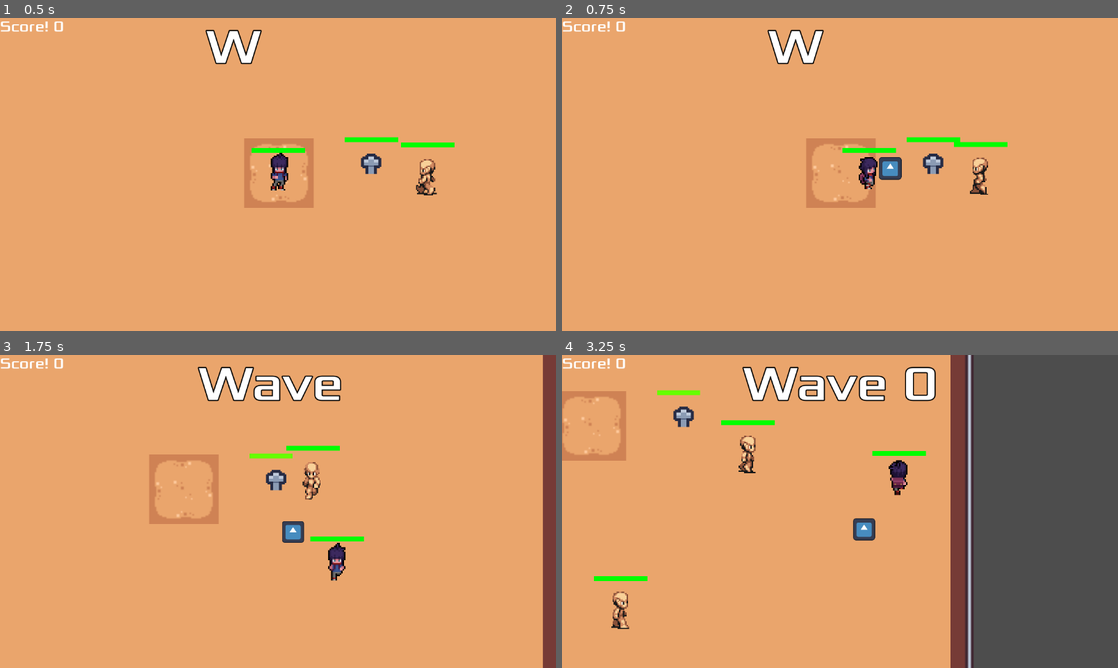
Above: before the commit, frames 1-4 (two rows, left to right).
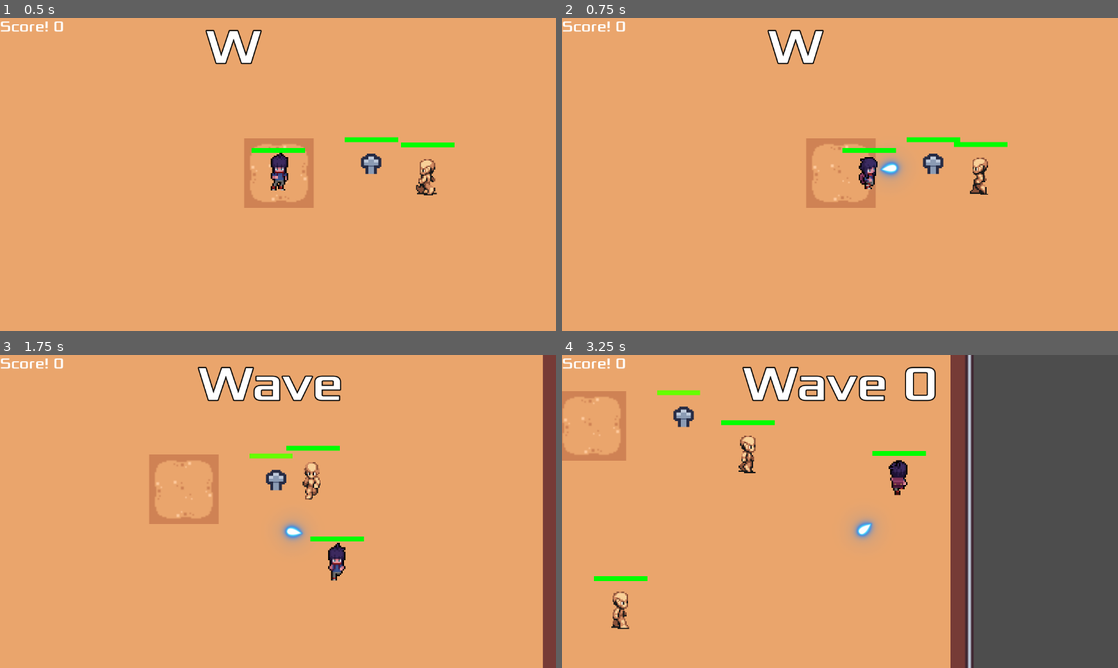
Above: after the commit, the same moments.

Repository: AlfredoAlfredo1313/ProjJogos
Game: Godot game, scene res://Main.tscn
Two runs of this game, one before a commit and one after it. Both use one fixed random seed, a clock stepped at 60 frames per second and the inputs below. The engine's default icon, where the game draws it, is replaced by a stand-in: a white triangle on a blue panel in a dark square.
Inputs (mouse positions are in pixels of both pictures, inside the frame that each line leads up to):
- Up to frame 1 (0.5 s): no input
- Up to frame 2 (0.75 s): move the mouse to (962, 158) at 0.52 s; press the mouse at (962, 158) at 0.53 s; hold D (right) from 0.53 s (still down)
- Up to frame 3 (1.75 s): tap Space (dodge) at 0.8, 1.35 s; move the mouse to (166, 527) at 1.27 s; release D (right) at 1.28 s; release the mouse at (166, 527) at 1.28 s; hold S (down) from 1.28 s (still down); click (166, 527) at 1.55 s
- Up to frame 4 (3.25 s): move the mouse to (895, 442) at 2.02 s; release S (down) at 2.03 s; press the mouse at (895, 442) at 2.03 s; hold D (right) 2.03-2.78 s; tap Space (dodge) at 2.3, 2.85 s; move the mouse to (812, 574) at 2.77 s; release the mouse at (812, 574) at 2.78 s; hold W (up) from 2.78 s (still down); click (812, 574) at 3.05 s

Frame 1 is identical in both runs. In frame 2, 0.3% of the frame differs, in the area x 56-62%, y 44-52%; in frame 3, 0.3%; in frame 4, 0.3%.

Commit message:
Audio/Som por TUDO!

Diff:
--- a/Common/Destructable.gd
+++ b/Common/Destructable.gd
@@ -39,6 +39,11 @@
 	);
 	tween.finished.connect(func():
 		if(hp <= 0 && morrer):
+			var path := scene_file_path
+			if path.contains("Grave"):
+				SoundManager.play_enemy_death("grave")
+			else:
+				SoundManager.play_enemy_death("enemy")
 			morreu.emit()
 			queue_free()
 			get_tree().call_group("HUD", "update_score")
--- a/Inimigos/EnemyShooter.tscn
+++ b/Inimigos/EnemyShooter.tscn
@@ -8,6 +8,7 @@
 [ext_resource type="Shader" uid="uid://1wjb43dlttla" path="res://Common/HealthBar.gdshader" id="4_bxbd2"]
 [ext_resource type="Texture2D" uid="uid://d28802mmjr58j" path="res://Sprites/EnemyWalk/char_a_p1_5hat_pnty_v04.png" id="4_hh0yd"]
 [ext_resource type="PackedScene" uid="uid://ciu6qrhn3f35e" path="res://Weapons/Bullet.tscn" id="5_hh0yd"]
+[ext_resource type="AudioStream" uid="uid://dcs7fwjq162kj" path="res://SFX/enemy-death.mp3" id="9_hh0yd"]
 
 [sub_resource type="RectangleShape2D" id="RectangleShape2D_7fl83"]
 size = Vector2(50, 49)
@@ -562,6 +563,9 @@
 wait_time = 0.2
 autostart = true
 
+[node name="EnemyDeathSoundPlayer" type="AudioStreamPlayer" parent="."]
+stream = ExtResource("9_hh0yd")
+
 [connection signal="area_entered" from="." to="." method="_on_area_entered"]
 [connection signal="body_entered" from="." to="." method="_on_body_entered"]
 [connection signal="morreu" from="." to="CollisionShape2D" method="create_grave"]
--- /dev/null
+++ b/Inimigos/SoundManager.gd
@@ -0,0 +1,18 @@
+extends Node
+
+@onready var enemy_death := $EnemyDeathSoundPlayer
+@onready var grave_destroy := $GraveDeathSoundPlayer
+
+func play_enemy_death(tipo: String = "enemy"):
+	match tipo:
+		"grave":
+			_tocar(grave_destroy)
+		"enemy":
+			_tocar(enemy_death)
+		_:
+			_tocar(enemy_death)  # fallback
+
+func _tocar(player: AudioStreamPlayer):
+	if player.playing:
+		player.stop()
+	player.play()
--- /dev/null
+++ b/Inimigos/SoundManager.tscn
@@ -0,0 +1,15 @@
+[gd_scene load_steps=4 format=3 uid="uid://xpjcdkns1wa0"]
+
+[ext_resource type="Script" uid="uid://ckjrxm3vf0dhc" path="res://Inimigos/SoundManager.gd" id="1_37lbx"]
+[ext_resource type="AudioStream" uid="uid://dcs7fwjq162kj" path="res://SFX/enemy-death.mp3" id="1_qgywh"]
+[ext_resource type="AudioStream" uid="uid://byxtepm1mchhn" path="res://SFX/cross_destruction.mp3" id="2_k25hr"]
+
+[node name="SoundManager" type="Node"]
+script = ExtResource("1_37lbx")
+
+[node name="GraveDeathSoundPlayer" type="AudioStreamPlayer" parent="."]
+stream = ExtResource("2_k25hr")
+volume_db = 2.476
+
+[node name="EnemyDeathSoundPlayer" type="AudioStreamPlayer" parent="."]
+stream = ExtResource("1_qgywh")
--- a/Levels/GameOver.gd
+++ b/Levels/GameOver.gd
@@ -1,8 +1,10 @@
 extends Control
+@onready var game_over_sound = $GameOverSound
 
 
 # Called when the node enters the scene tree for the first time.
 func _ready() -> void:
+	game_over_sound.play()
 	pass # Replace with function body.
 
 
--- a/Levels/GameOver.tscn
+++ b/Levels/GameOver.tscn
@@ -1,7 +1,8 @@
-[gd_scene load_steps=3 format=3 uid="uid://btl7jj160y1ne"]
+[gd_scene load_steps=4 format=3 uid="uid://btl7jj160y1ne"]
 
 [ext_resource type="Script" uid="uid://b1hfklwb4crve" path="res://Levels/GameOver.gd" id="1_l8e1j"]
 [ext_resource type="FontFile" uid="uid://0mcwamf86rrp" path="res://Fonts/Xolonium-Regular.ttf" id="1_m8yab"]
+[ext_resource type="AudioStream" uid="uid://buc83hutf5ifi" path="res://SFX/game-over.mp3" id="3_jdanw"]
 
 [node name="GameOver" type="Control"]
 layout_mode = 3
@@ -59,4 +60,9 @@
 theme_override_font_sizes/font_size = 50
 text = "Restart"
 
+[node name="GameOverSound" type="AudioStreamPlayer" parent="."]
+stream = ExtResource("3_jdanw")
+volume_db = -6.0
+bus = &"SFX"
+
 [connection signal="pressed" from="ColorRect/CenterContainer/VBoxContainer/HBoxContainer/Button" to="." method="_on_button_pressed"]
--- a/Levels/Level1.gd
+++ b/Levels/Level1.gd
@@ -6,6 +6,7 @@
 @export var waves : Array[CardData] = []
 @export var tela_upgrade : Control
 @onready var ysort_space = $YSortSpace
+@onready var upgrade_sound = $UpgradeSound
 var numero_inimigos
 var wave_atual = 0
 
@@ -41,6 +42,7 @@
 		get_tree().paused = true
 		tela_upgrade.assign_upgrades()
 		tela_upgrade.visible = true
+		upgrade_sound.play()
 
 func proxima_wave():
 	wave_atual += 1
@@ -48,5 +50,6 @@
 
 func _on_button_pressed() -> void:
 	tela_upgrade.visible = false
+	upgrade_sound.stop()
 	get_tree().paused = false
 	proxima_wave()
--- a/Levels/Level1.tscn
+++ b/Levels/Level1.tscn
@@ -11,6 +11,7 @@
 [ext_resource type="Resource" uid="uid://ppqafjbnaeym" path="res://Player/PlayerD.tres" id="9_5g41i"]
 [ext_resource type="Script" uid="uid://bopu1jqkqni85" path="res://Levels/UpgradeSelector.gd" id="10_7fl83"]
 [ext_resource type="PackedScene" uid="uid://c3al47pjyc5s3" path="res://Inimigos/Grave.tscn" id="11_p5226"]
+[ext_resource type="AudioStream" uid="uid://dtltyj7w1kmn5" path="res://SFX/select-upgrade.mp3" id="12_tuji2"]
 
 [sub_resource type="TileSetAtlasSource" id="TileSetAtlasSource_05pb0"]
 texture = ExtResource("1_nutv8")
@@ -428,6 +429,11 @@
 [node name="Grave" parent="YSortSpace" instance=ExtResource("11_p5226")]
 position = Vector2(791, 389)
 
+[node name="UpgradeSound" type="AudioStreamPlayer" parent="."]
+stream = ExtResource("12_tuji2")
+bus = &"BGM"
+parameters/looping = false
+
 [connection signal="mouse_entered" from="CanvasLayer/Control/Button" to="CanvasLayer/Control/Button" method="_on_button_mouse_entered"]
 [connection signal="pressed" from="CanvasLayer/Control/Button" to="." method="_on_button_pressed"]
 [connection signal="pressed" from="CanvasLayer/Control/Button" to="CanvasLayer/Control/Button" method="_on_pressed"]
--- a/Main.tscn
+++ b/Main.tscn
@@ -1,13 +1,14 @@
-[gd_scene load_steps=10 format=3 uid="uid://bvdfsmvn6flws"]
+[gd_scene load_steps=11 format=3 uid="uid://bvdfsmvn6flws"]
 
 [ext_resource type="Script" uid="uid://bxqodkil6popv" path="res://Game.gd" id="1_lgr22"]
 [ext_resource type="Script" uid="uid://bfq3swfrk3l1j" path="res://UI/Label.gd" id="3_fos0i"]
 [ext_resource type="PackedScene" uid="uid://60okax2aajfx" path="res://Levels/Level1.tscn" id="4_3dxm6"]
 [ext_resource type="Script" uid="uid://chkscqfwwhu88" path="res://Levels/WaveAnim.gd" id="4_fos0i"]
 [ext_resource type="Script" uid="uid://crdqfikfwso8k" path="res://WaveData.gd" id="6_03owx"]
+[ext_resource type="AudioStream" uid="uid://c0n6ghj5ricy1" path="res://SFX/Black Sabbath - Children Of The Grave.mp3" id="7_lgr22"]
 [ext_resource type="FontFile" uid="uid://0mcwamf86rrp" path="res://Fonts/Xolonium-Regular.ttf" id="8_trn2v"]
 
-[sub_resource type="Resource" id="Resource_3dxm6"]
+[sub_resource type="Resource" id="Resource_lgr22"]
 resource_local_to_scene = true
 script = ExtResource("6_03owx")
 n_simples = 3
@@ -60,10 +61,12 @@
 script = ExtResource("4_fos0i")
 
 [node name="Level1" parent="." instance=ExtResource("4_3dxm6")]
-waves = Array[ExtResource("6_03owx")]([SubResource("Resource_3dxm6"), SubResource("Resource_lgr22"), SubResource("Resource_trn2v")])
+waves = Array[ExtResource("6_03owx")]([SubResource("Resource_lgr22"), SubResource("Resource_trn2v"), SubResource("Resource_03owx")])
 
 [node name="BackgroundMusic" type="AudioStreamPlayer" parent="."]
+stream = ExtResource("7_lgr22")
 bus = &"BGM"
+parameters/looping = false
 
 [node name="BackgroundMusic2D" type="AudioStreamPlayer2D" parent="."]
 bus = &"BGM"
--- a/Player/AnimPlayer.gd
+++ b/Player/AnimPlayer.gd
@@ -8,6 +8,7 @@
 @export var player_data : PlayerData
 @onready var sprite = $PlayerSprite
 @onready var jump_sound = $JumpSound
+@onready var pain_sound = $PainSound
 @onready var basic_gun = $BasicGun as IGun
 @onready var lock_gun = $LockOnGun as IGun
 @onready var vida = $Vida
@@ -124,11 +125,12 @@
 	mid_knockback = true
 	isInvincible = true
 	sprite.pisca_player()
-	jump_sound.play()
+	pain_sound.play()
 	#$KnBTimer.start()
 	#$InvTimer.start()
 
 func apply_dodge(direction: Vector2):
+	jump_sound.play()
 	mid_dodge = true
 	dodge_recovery = true
 	isInvincible = true
--- a/Player/AnimPlayer.tscn
+++ b/Player/AnimPlayer.tscn
@@ -27,6 +27,8 @@
 [ext_resource type="Script" uid="uid://cbfdknisylbek" path="res://Common/Destructable.gd" id="8_0qryd"]
 [ext_resource type="Texture2D" uid="uid://dyeyfeywqbtvo" path="res://Sprites/PlayerWalk/idle_up.png" id="8_2k3gs"]
 [ext_resource type="Texture2D" uid="uid://ciqlbmce3lmvp" path="res://Sprites/PlayerWalk/Dash_up.png" id="8_gdvcd"]
+[ext_resource type="AudioStream" uid="uid://ba068iiopk1ax" path="res://SFX/pain.ogg" id="23_2b2rn"]
+[ext_resource type="AudioStream" uid="uid://drut2ixmd8hj7" path="res://SFX/gun-shot.mp3" id="24_l1x61"]
 
 [sub_resource type="AtlasTexture" id="AtlasTexture_lm7ac"]
 atlas = ExtResource("3_36dty")
@@ -1166,11 +1168,21 @@
 volume_db = -6.0
 bus = &"SFX"
 
+[node name="PainSound" type="AudioStreamPlayer" parent="."]
+stream = ExtResource("23_2b2rn")
+volume_db = -6.0
+bus = &"SFX"
+
 [node name="BasicGun" type="Node2D" parent="."]
 script = ExtResource("4_3q168")
 bullet = ExtResource("5_n20f4")
 player_data = ExtResource("2_jh8iy")
 damage_layer = Array[int]([1, 2])
+
+[node name="GunSound" type="AudioStreamPlayer" parent="BasicGun"]
+stream = ExtResource("24_l1x61")
+volume_db = -6.0
+bus = &"SFX"
 
 [node name="TimerTiro" type="Timer" parent="BasicGun"]
 process_callback = 0
--- a/Weapons/BasicGun.gd
+++ b/Weapons/BasicGun.gd
@@ -4,6 +4,7 @@
 @export var bullet : PackedScene
 @export var player_data : PlayerData
 @onready var timer_tiro = $TimerTiro
+@onready var gun_sound = $GunSound
 var cool_down : bool = false
 
 func shoot():
@@ -22,6 +23,7 @@
 		bullet.set_rot(rotation)
 		var pointer_vector = (get_global_mouse_position() - global_position).normalized()
 		bullet.set_rot(pointer_vector.angle())
+		gun_sound.play()
 
 func enemy_shoot(target):
 		var b := bullet.instantiate()
--- a/Weapons/Bullet.gd
+++ b/Weapons/Bullet.gd
@@ -15,6 +15,7 @@
 
 func set_rot(rot_angle : float) -> void:
 	self.rot_angle = rot_angle
+	rotation = rot_angle  # ← gira visualmente a bala
 	set_ready = true
 
 # Called every frame. 'delta' is the elapsed time since the previous frame.
--- a/Weapons/Bullet.tscn
+++ b/Weapons/Bullet.tscn
@@ -1,7 +1,7 @@
 [gd_scene load_steps=7 format=3 uid="uid://ciu6qrhn3f35e"]
 
 [ext_resource type="Script" uid="uid://civbftani0kqx" path="res://Weapons/Bullet.gd" id="1_js047"]
-[ext_resource type="Texture2D" uid="uid://brulsnp8w44oj" path="res://Sprites/icon.svg" id="2_ft26q"]
+[ext_resource type="Texture2D" uid="uid://bit6h0mnd5wss" path="res://Weapons/bullet.png" id="2_77pk5"]
 
 [sub_resource type="RectangleShape2D" id="RectangleShape2D_blvg2"]
 size = Vector2(28, 30)
@@ -65,8 +65,8 @@
 script = ExtResource("1_js047")
 
 [node name="BulletSprite" type="Sprite2D" parent="."]
-scale = Vector2(0.25, 0.25)
-texture = ExtResource("2_ft26q")
+scale = Vector2(0.75, 0.75)
+texture = ExtResource("2_77pk5")
 
 [node name="CollisionShape2D" type="CollisionShape2D" parent="."]
 visible = false
--- a/project.godot
+++ b/project.godot
@@ -14,6 +14,10 @@
 run/main_scene="uid://bvdfsmvn6flws"
 config/features=PackedStringArray("4.4", "Forward Plus")
 config/icon="res://Sprites/icon.svg"
+
+[autoload]
+
+SoundManager="*res://Inimigos/SoundManager.tscn"
 
 [display]
 
Not shown: 1 places in Inimigos/EnemyShooter.tscn that only renumber resources
Not shown, added: Inimigos/SoundManager.gd.uid
Not shown: 1 places in Levels/Level1.tscn that only renumber resources
Not shown: 2 places in Main.tscn that only renumber resources
Not shown: 1 places in Player/AnimPlayer.tscn that only renumber resources
Not shown, added: SFX/Black Sabbath - Children Of The Grave.mp3.import
Not shown, added: SFX/cross_destruction.mp3.import
Not shown, added: SFX/enemy-death.mp3.import
Not shown, added: SFX/game-over.mp3.import
Not shown, added: SFX/gun-shot.mp3.import
Not shown, added: SFX/select-upgrade.mp3.import
Binary file added: Weapons/bullet.png
(and 7 more such lines)
